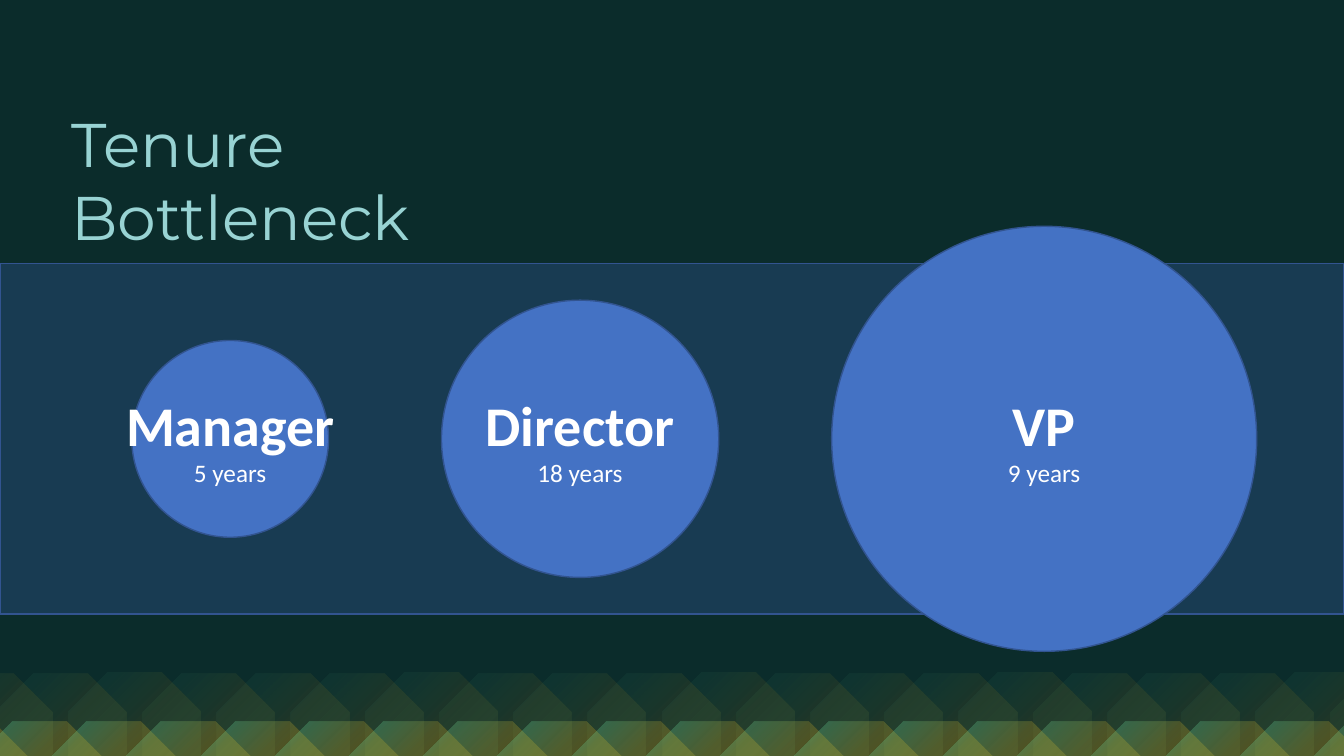
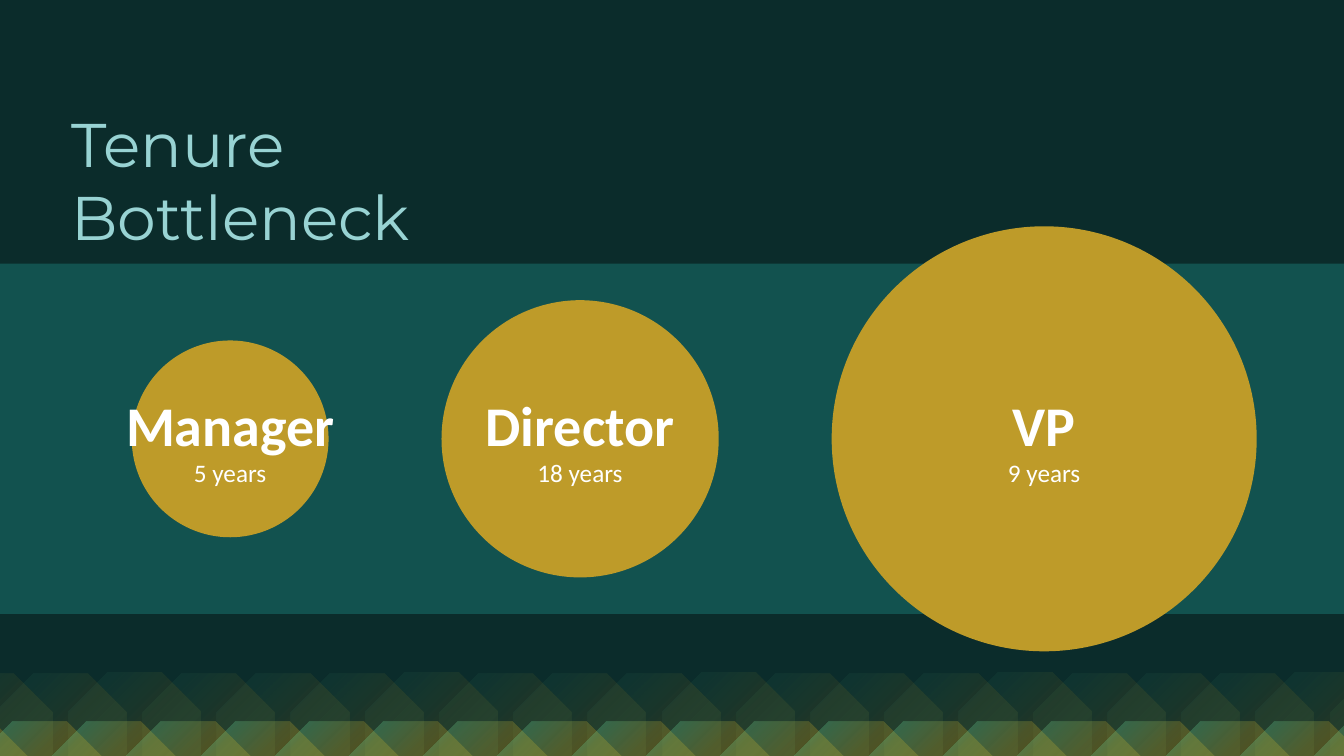
Before and after one commit to mjaali/R-Squad, a slide deck: slide 18 of Assets/R squad Project Presentation.pptx (slide 15 before the commit). Drawn at 1344x756 pixels with LibreOffice and Linux fonts; fonts in the diff are those of the drawing. Boxes give left, top, right and bottom in pixels: in the first picture for what was removed or moved away, otherwise in the second. Text is boxed around its words. In the diff, an @@ line names an element or a change of style, - is before the commit and + after.

```diff
--- a/Assets/R squad Project Presentation.pptx
+++ b/Assets/R squad Project Presentation.pptx
@@ rectangle at box(0, 264, 1344, 614): fill #2F5597 at 37% opacity to #30EEE2 at 20% opacity; outline #325491 1 pt to none @@
@@ fill #4472C4 to #BE9B29; outline #325491 1 pt to none in 3 elements at box(442, 300, 719, 578), box(832, 227, 1257, 652), box(132, 341, 329, 537) @@
```
Also in this commit, not shown: 5 other slides changed, 9 slides added, 1 slide removed, 5 other files.
